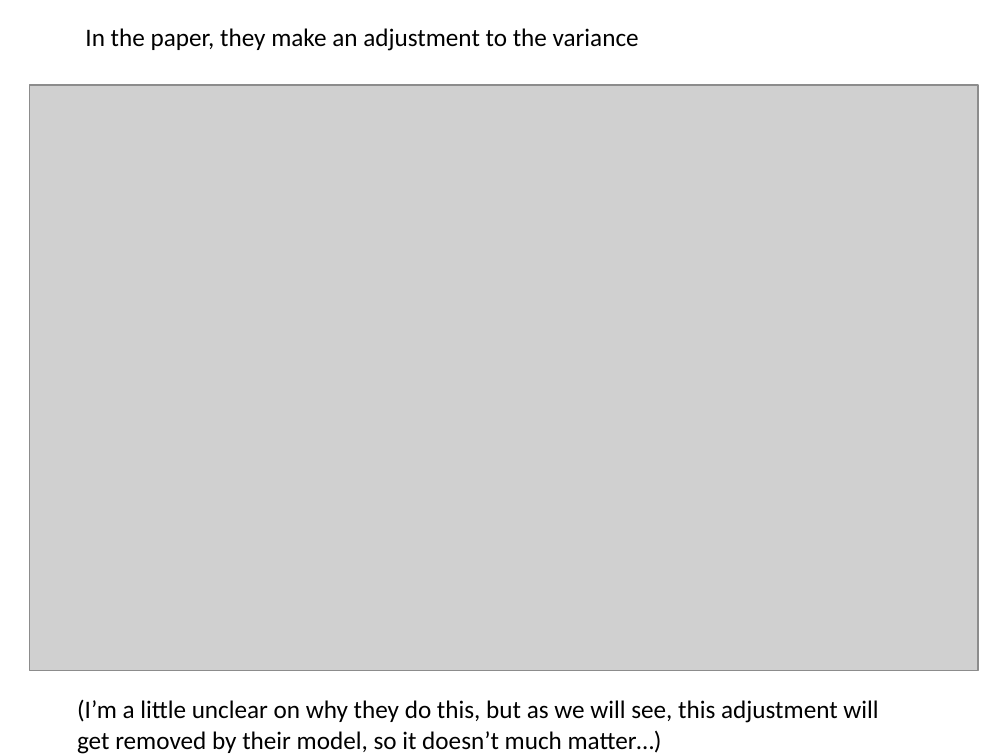
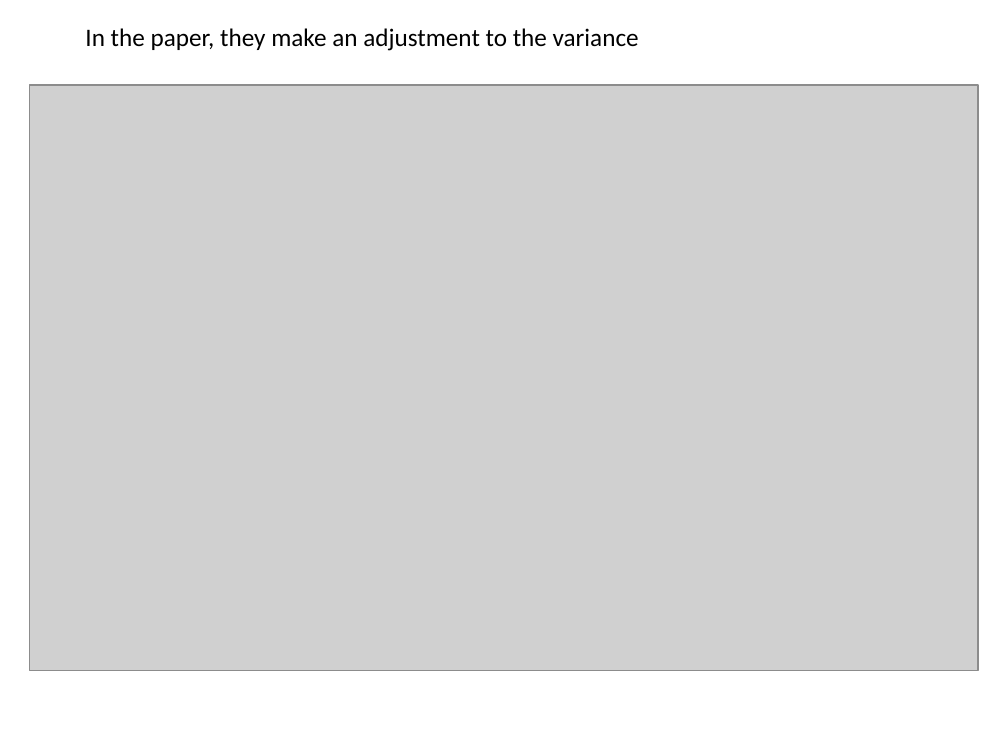
Before and after one commit to afodor/afodor.github.io, a slide deck: slide 35 of classes/stats2015/Lecture11.pptx. Drawn at 1008x756 pixels with LibreOffice and Linux fonts; fonts in the diff are those of the drawing; grey boxes stand for pictures. Boxes give left, top, right and bottom in pixels: in the first picture for what was removed or moved away, otherwise in the second. Text is boxed around its words. In the diff, an @@ line names an element or a change of style, - is before the commit and + after.

Commit message:
small change to lecture #11

```diff
--- a/classes/stats2015/Lecture11.pptx
+++ b/classes/stats2015/Lecture11.pptx
@@ text removed at (77,699,878,754) @@
-(I’m a little unclear on why they do this, but as we will see, this adjustment will get removed by their model, so it doesn’t much matter…)
```
